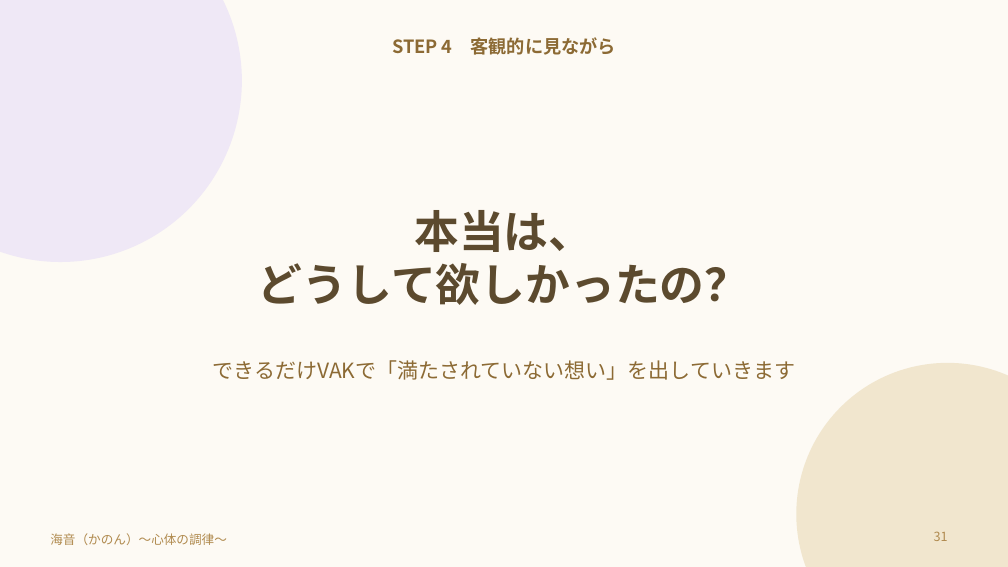
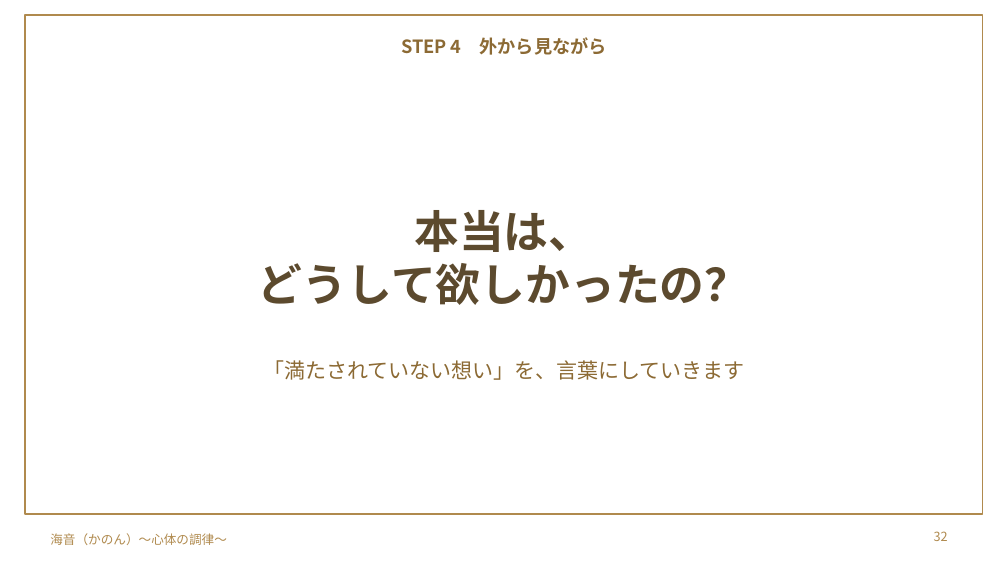
Before and after one commit to y-takahashi-cmd/MyBrain, a slide deck: slide 32 of 20_Projects/海音_心体の調律/単発/仁部あきえさん/20261028_仁部あきえさん_お金のブロック単発セッション.pptx (slide 31 before the commit). Drawn at 1008x567 pixels with LibreOffice and Linux fonts; fonts in the diff are those of the drawing; background and template pictures are left out. Boxes give left, top, right and bottom in pixels: in the first picture for what was removed or moved away, otherwise in the second. Text is boxed around its words. In the diff, an @@ line names an element or a change of style, - is before the commit and + after.

```diff
--- a/20_Projects/海音_心体の調律/単発/仁部あきえさん/20261028_仁部あきえさん_お金のブロック単発セッション.pptx
+++ b/20_Projects/海音_心体の調律/単発/仁部あきえさん/20261028_仁部あきえさん_お金のブロック単発セッション.pptx
@@ background #FDFAF4 to picture (left out) @@
@@ ellipse removed at bbox=[0, 0, 242, 262] @@
@@ rectangle added at bbox=[25, 15, 983, 514], outline #B08A4E 1 pt @@
@@ text at bbox=[401, 37, 607, 55]: text changed @@
-STEP 4 客観的に見ながら
+STEP 4 外から見ながら
@@ text at bbox=[263, 360, 745, 380]: text changed @@
-できるだけVAKで「満たされていない想い」を出していきます
+「満たされていない想い」を、言葉にしていきます
@@ ellipse removed at bbox=[796, 363, 1008, 567] @@
@@ page number at bbox=[934, 531, 948, 541]: text changed @@
-31
+32
```
Also in this commit, not shown: 25 other slides changed, 1 slide added.
